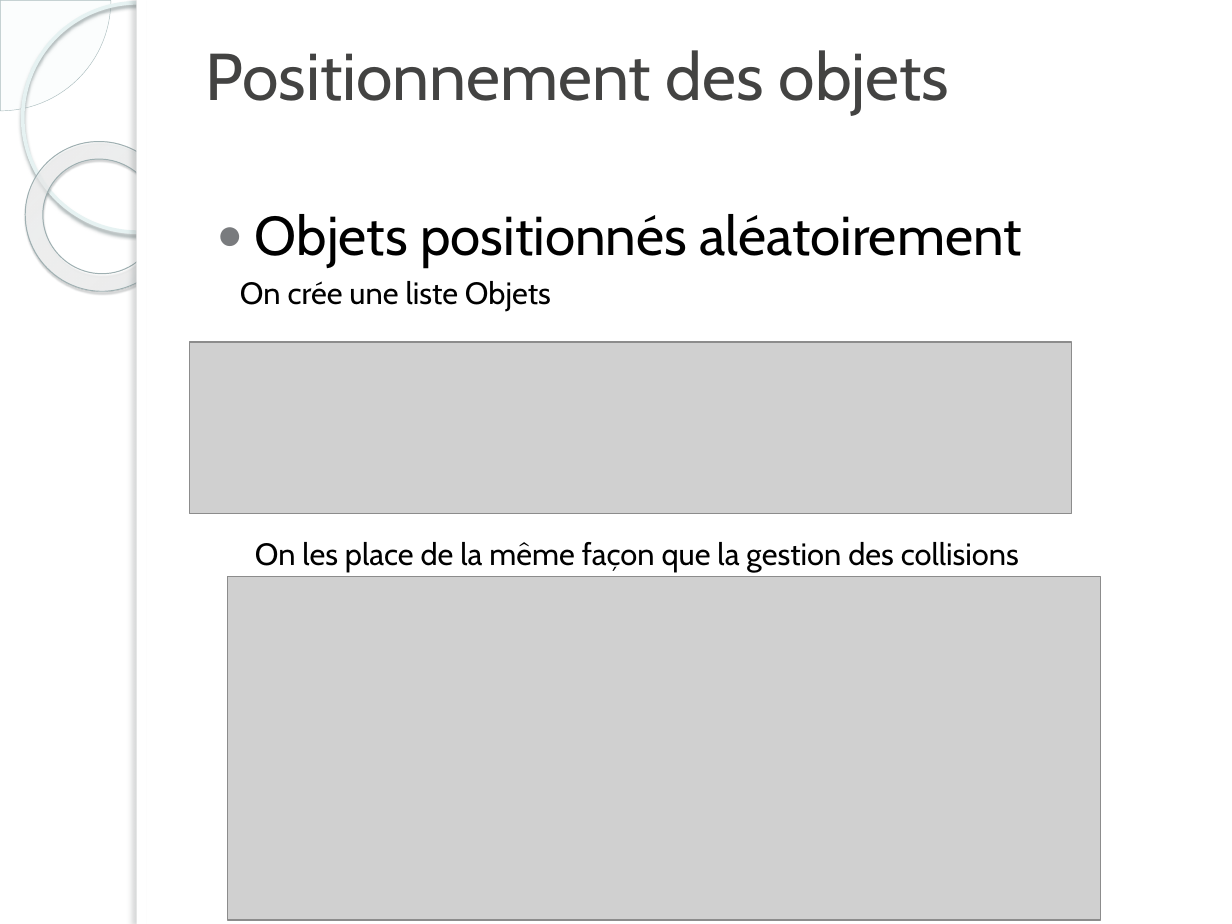
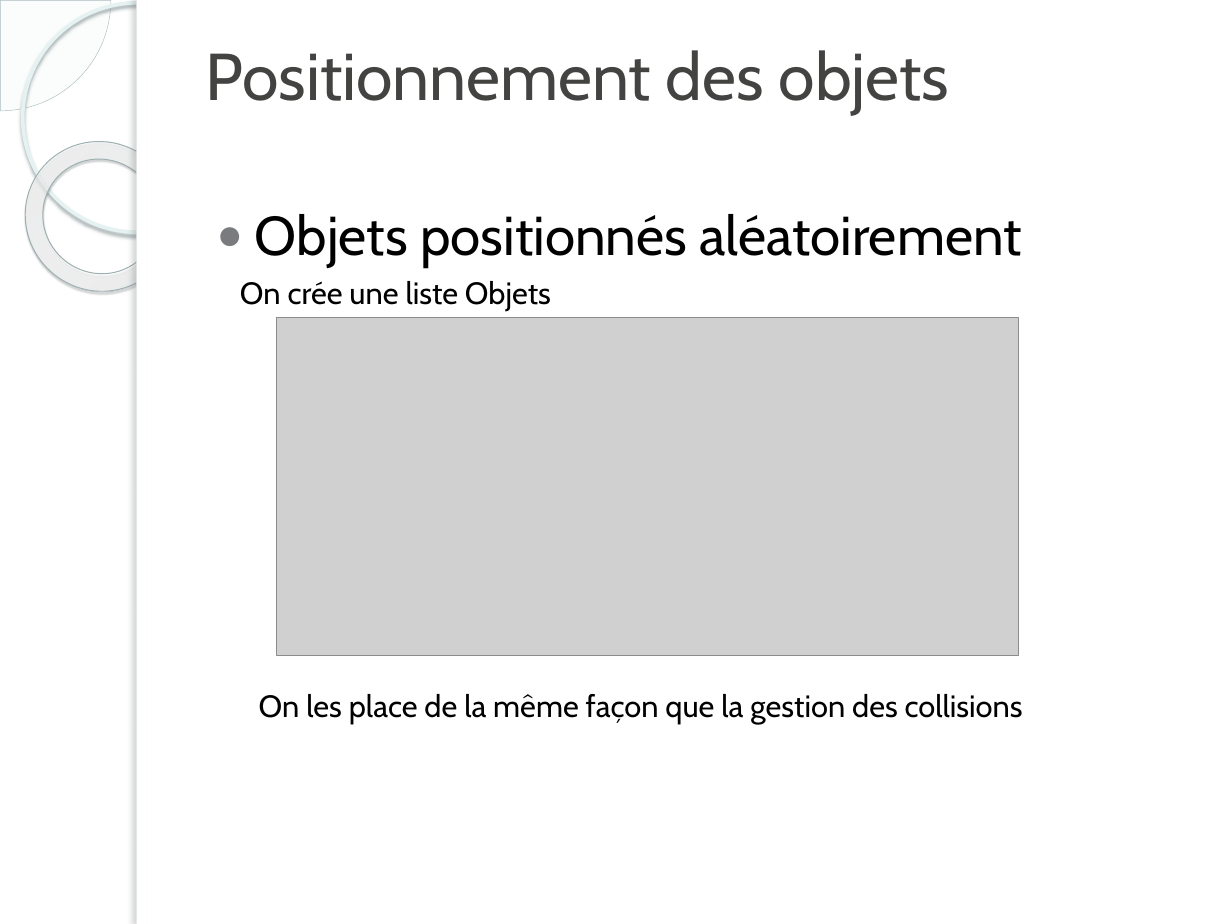
Before and after one commit to GuillaumeFerreira/Projet-3-MacGyver, a slide deck: slide 9 of documentation/Projet 3.pptx (slide 8 before the commit). Drawn at 1232x924 pixels with LibreOffice and Linux fonts; fonts in the diff are those of the drawing; grey boxes stand for pictures; background and template pictures are left out. Boxes give left, top, right and bottom in pixels: in the first picture for what was removed or moved away, otherwise in the second. Text is boxed around its words. In the diff, an @@ line names an element or a change of style, - is before the commit and + after.

```diff
--- a/documentation/Projet 3.pptx
+++ b/documentation/Projet 3.pptx
@@ picture added at (x1=276, y1=318, x2=1018, y2=655) @@
@@ picture removed at (x1=190, y1=342, x2=1072, y2=514) @@
@@ picture removed at (x1=228, y1=577, x2=1101, y2=919) @@
@@ text "On les place de la ..." moved from (x1=255, y1=542, x2=1019, y2=572) to (x1=259, y1=694, x2=1023, y2=724) @@
```
Also in this commit, not shown: 5 other slides changed, 2 slides added, 3 other files.
